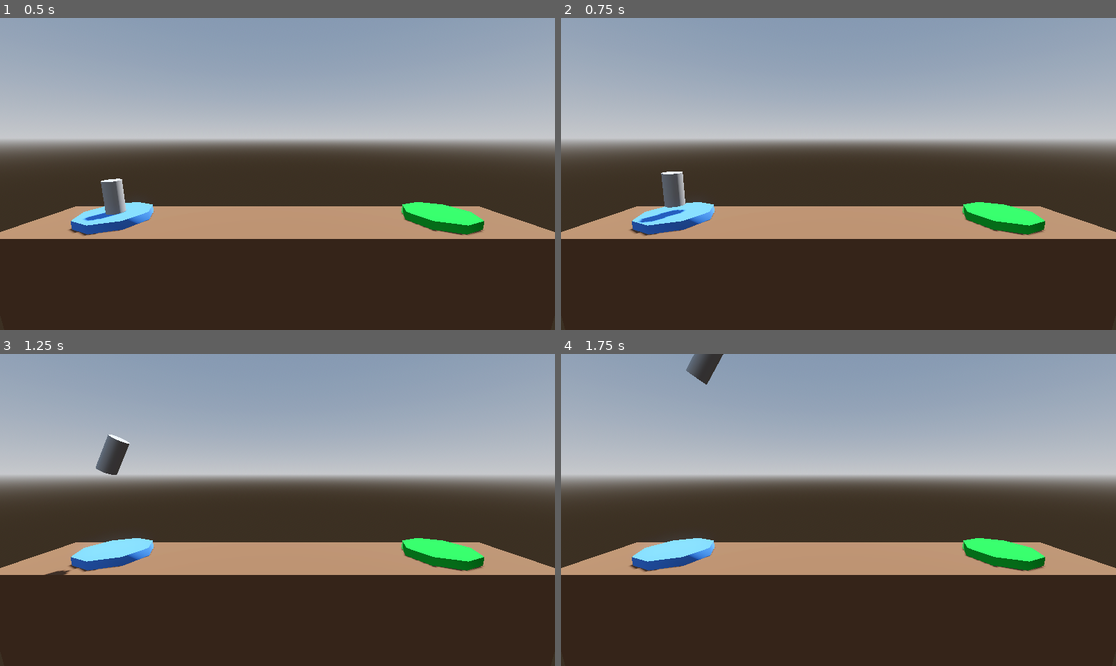
Above: before the commit, frames 1-4 (two rows, left to right).
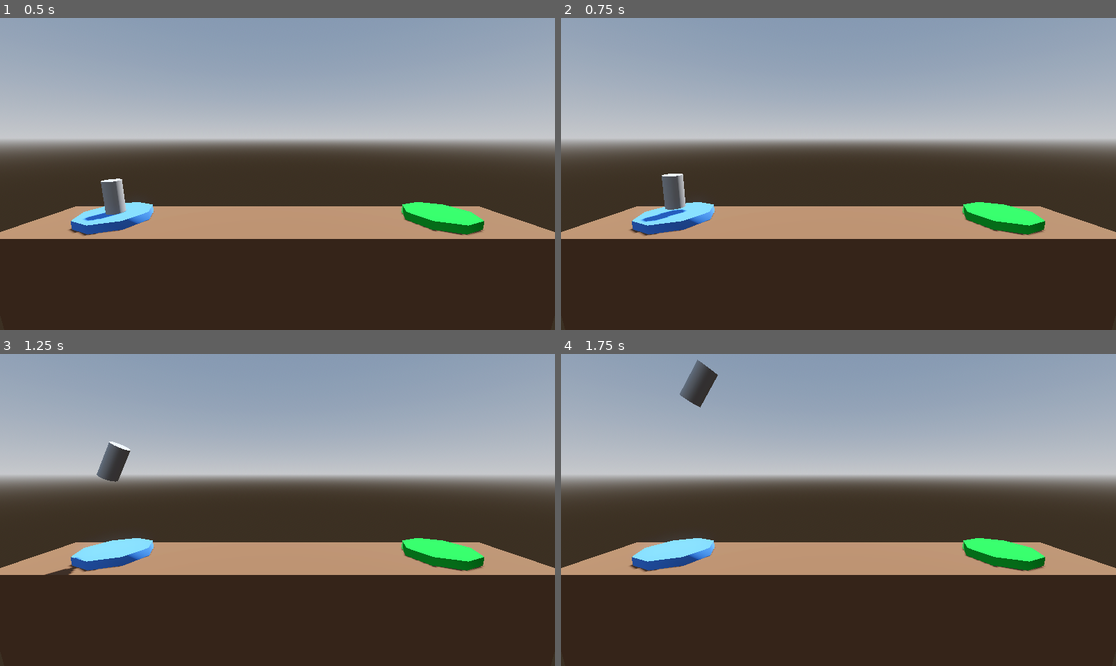
Above: after the commit, the same moments.

Repository: yrubner/ProjectBoost
Game: Godot game, scene res://Level/level.tscn
Same seed, same stepped clock (60 frames per second), same inputs: the game is played once before the commit and once after it. The project has no main scene, so this scene is started directly.
Inputs:
- Up to frame 1 (0.5 s): no input
- Up to frame 2 (0.75 s): tap Enter (ui_accept) at 0.5 s; hold Right (ui_right) from 0.53 s (still down); hold Space (boost, bound only after the commit) from 0.53 s (still down)
- Up to frame 3 (1.25 s): keep holding Right (ui_right); keep holding Space (boost, bound only after the commit); tap Enter (ui_accept) at 0.77, 0.8, 1.07 s
- Up to frame 4 (1.75 s): release Right (ui_right) at 1.28 s; release Space (boost, bound only after the commit) at 1.28 s; hold Left (ui_left) from 1.28 s (still down); tap Enter (ui_accept) at 1.35, 1.52 s; tap Space (boost, bound only after the commit) at 1.55 s

Frame 1 is identical in both runs. In frame 2, 0.1% of the frame differs, in the area x 13-23%, y 49-70%; in frame 3, 0.4%; in frame 4, 0.7%, in the area x 21-30%, y 0-18%.

Commit message:
Finished Lesson 15: The Input Map

Diff:
--- a/player.gd
+++ b/player.gd
@@ -3,11 +3,11 @@
 
 # Called every frame. 'delta' is the elapsed time since the previous frame.
 func _process(delta: float) -> void:
-	if Input.is_action_pressed("ui_accept"):
+	if Input.is_action_pressed("boost"):
 		apply_central_force(basis.y * delta * 2000.0)
 
-	if Input.is_action_pressed("ui_left"):
+	if Input.is_action_pressed("rotate_left"):
 		apply_torque(Vector3(0.0, 0.0, 100.0 * delta))
 
-	if Input.is_action_pressed("ui_right"):
+	if Input.is_action_pressed("rotate_right"):
 		apply_torque(Vector3(0.0, 0.0, -(100.0 * delta)))
--- a/project.godot
+++ b/project.godot
@@ -13,3 +13,25 @@
 config/name="ProjectBoost"
 config/features=PackedStringArray("4.3", "Forward Plus")
 config/icon="res://icon.svg"
+
+[input]
+
+boost={
+"deadzone": 0.5,
+"events": [Object(InputEventKey,"resource_local_to_scene":false,"resource_name":"","device":-1,"window_id":0,"alt_pressed":false,"shift_pressed":false,"ctrl_pressed":false,"meta_pressed":false,"pressed":false,"keycode":0,"physical_keycode":32,"key_label":0,"unicode":32,"location":0,"echo":false,"script":null)
+, Object(InputEventKey,"resource_local_to_scene":false,"resource_name":"","device":-1,"window_id":0,"alt_pressed":false,"shift_pressed":false,"ctrl_pressed":false,"meta_pressed":false,"pressed":false,"keycode":0,"physical_keycode":87,"key_label":0,"unicode":119,"location":0,"echo":false,"script":null)
+, Object(InputEventKey,"resource_local_to_scene":false,"resource_name":"","device":-1,"window_id":0,"alt_pressed":false,"shift_pressed":false,"ctrl_pressed":false,"meta_pressed":false,"pressed":false,"keycode":0,"physical_keycode":4194320,"key_label":0,"unicode":0,"location":0,"echo":false,"script":null)
+]
+}
+rotate_left={
+"deadzone": 0.5,
+"events": [Object(InputEventKey,"resource_local_to_scene":false,"resource_name":"","device":-1,"window_id":0,"alt_pressed":false,"shift_pressed":false,"ctrl_pressed":false,"meta_pressed":false,"pressed":false,"keycode":0,"physical_keycode":65,"key_label":0,"unicode":97,"location":0,"echo":false,"script":null)
+, Object(InputEventKey,"resource_local_to_scene":false,"resource_name":"","device":-1,"window_id":0,"alt_pressed":false,"shift_pressed":false,"ctrl_pressed":false,"meta_pressed":false,"pressed":false,"keycode":0,"physical_keycode":4194319,"key_label":0,"unicode":0,"location":0,"echo":false,"script":null)
+]
+}
+rotate_right={
+"deadzone": 0.5,
+"events": [Object(InputEventKey,"resource_local_to_scene":false,"resource_name":"","device":-1,"window_id":0,"alt_pressed":false,"shift_pressed":false,"ctrl_pressed":false,"meta_pressed":false,"pressed":false,"keycode":0,"physical_keycode":68,"key_label":0,"unicode":100,"location":0,"echo":false,"script":null)
+, Object(InputEventKey,"resource_local_to_scene":false,"resource_name":"","device":-1,"window_id":0,"alt_pressed":false,"shift_pressed":false,"ctrl_pressed":false,"meta_pressed":false,"pressed":false,"keycode":0,"physical_keycode":4194321,"key_label":0,"unicode":0,"location":0,"echo":false,"script":null)
+]
+}
Not shown, changed: README.md
